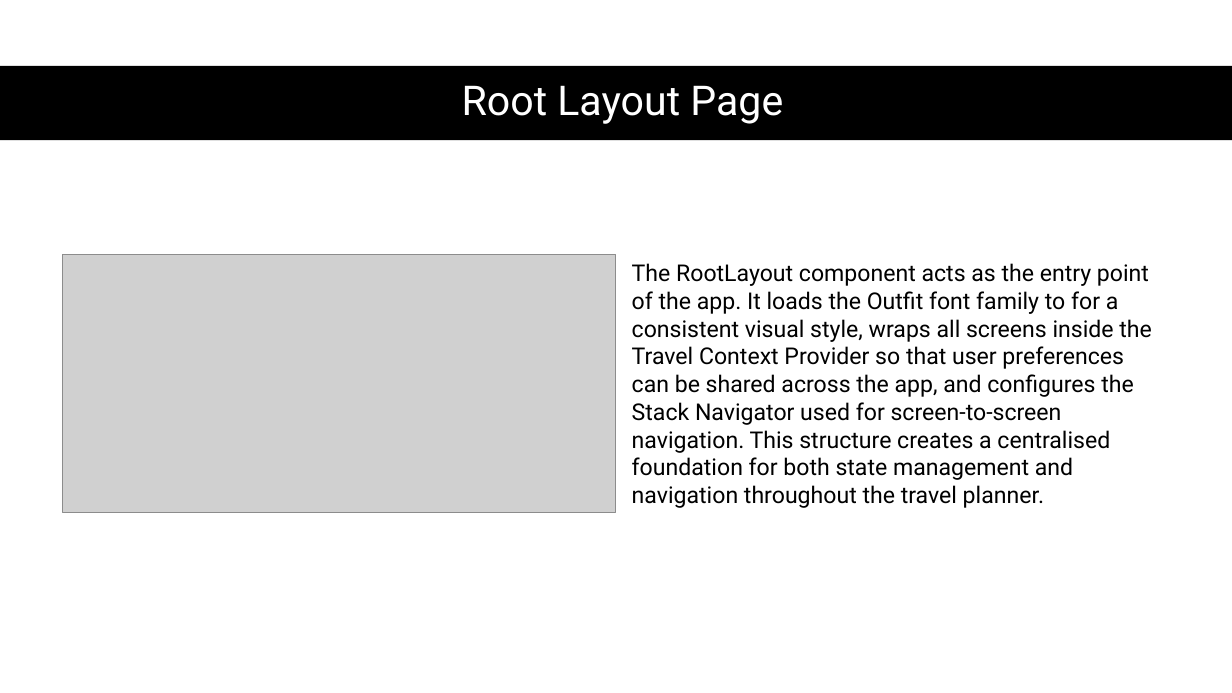
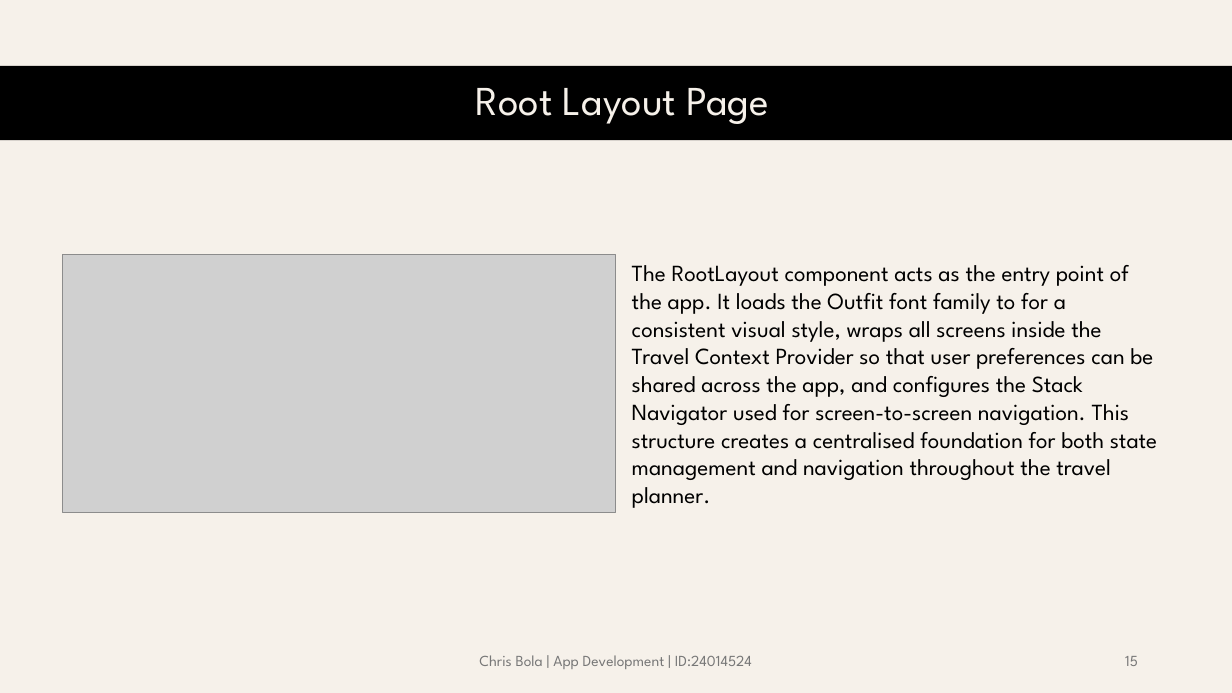
Before and after one commit to lghtson/ADS-2025, a slide deck: slide 15 of Holiday Planner.pptx (slide 17 before the commit). Drawn at 1232x693 pixels with LibreOffice and Linux fonts; fonts in the diff are those of the drawing; grey boxes stand for pictures. Boxes give left, top, right and bottom in pixels: in the first picture for what was removed or moved away, otherwise in the second. Text is boxed around its words. In the diff, an @@ line names an element or a change of style, - is before the commit and + after.

```diff
--- a/Holiday Planner.pptx
+++ b/Holiday Planner.pptx
@@ background #FFFFFF to #F6F1EA @@
@@ title "Root Layout Page" at bbox=[476, 88, 770, 124]: font Roboto to League Spartan, text colour #FFFFFF to #F6F1EA @@
@@ text "The RootLayout component acts as ..." at bbox=[632, 265, 1157, 508]: font Roboto to League Spartan @@
@@ text added at bbox=[479, 655, 752, 669], 12 pt, text #797979 @@
+Chris Bola | App Development | ID:24014524
@@ page number added at bbox=[1125, 656, 1138, 666], 12 pt, text #797979 @@
+15
```
Also in this commit, not shown: 25 other slides changed, 4 slides added, 6 slides removed, 4 other files.
